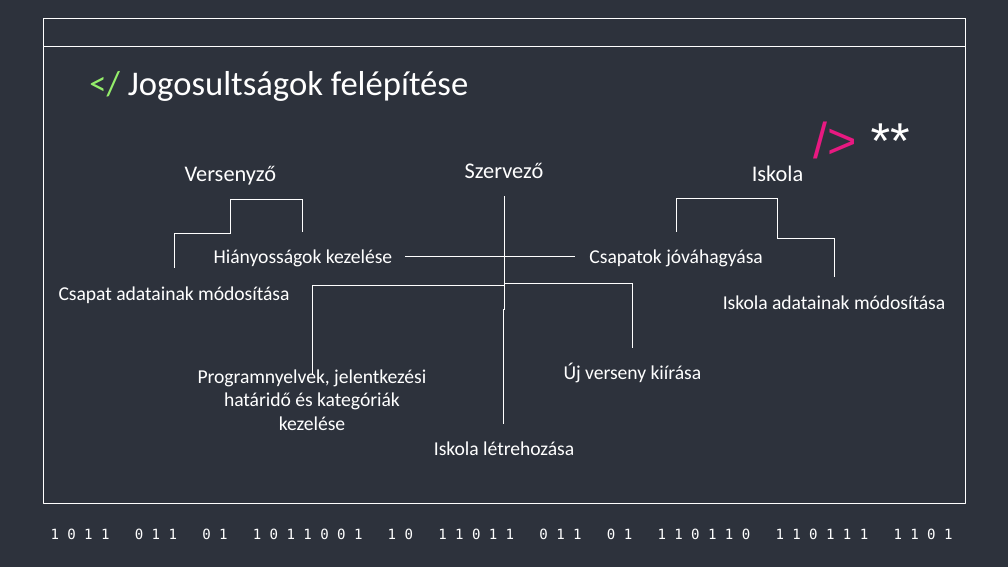
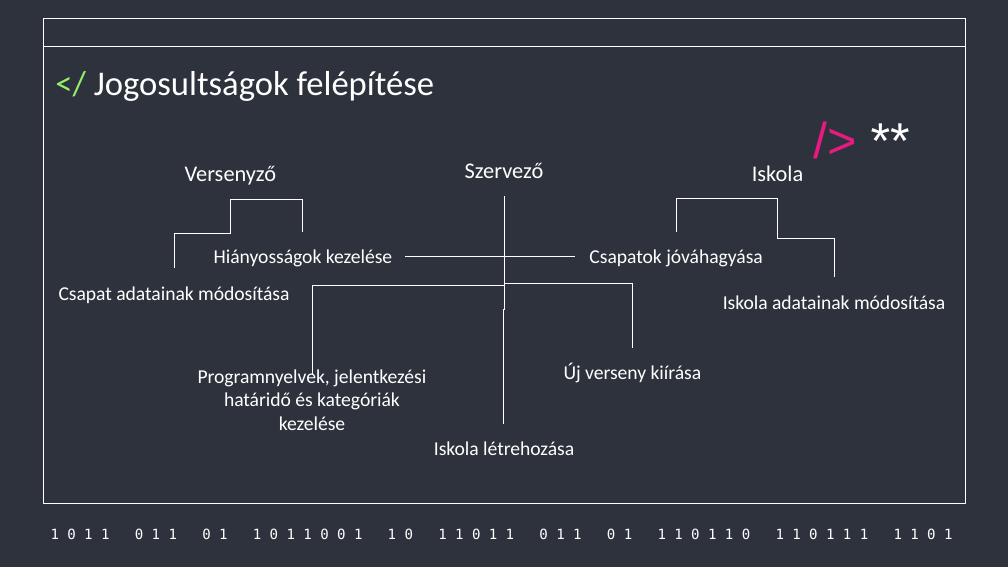
Before and after one commit to Acsilaa/dusza2024-25, a slide deck: slide 8 of Hell yeah ppt.pptx (slide 7 before the commit). Drawn at 1008x567 pixels with LibreOffice and Linux fonts; fonts in the diff are those of the drawing. Boxes give left, top, right and bottom in pixels: in the first picture for what was removed or moved away, otherwise in the second. Text is boxed around its words. In the diff, an @@ line names an element or a change of style, - is before the commit and + after.

```diff
--- a/Hell yeah ppt.pptx
+++ b/Hell yeah ppt.pptx
@@ title "</ Jogosultságok felépítése" moved from (x1=128, y1=71, x2=468, y2=101) to (x1=94, y1=71, x2=434, y2=101) @@
```
Also in this commit, not shown: 2 other slides changed, 1 slide added, 2 slides removed.
